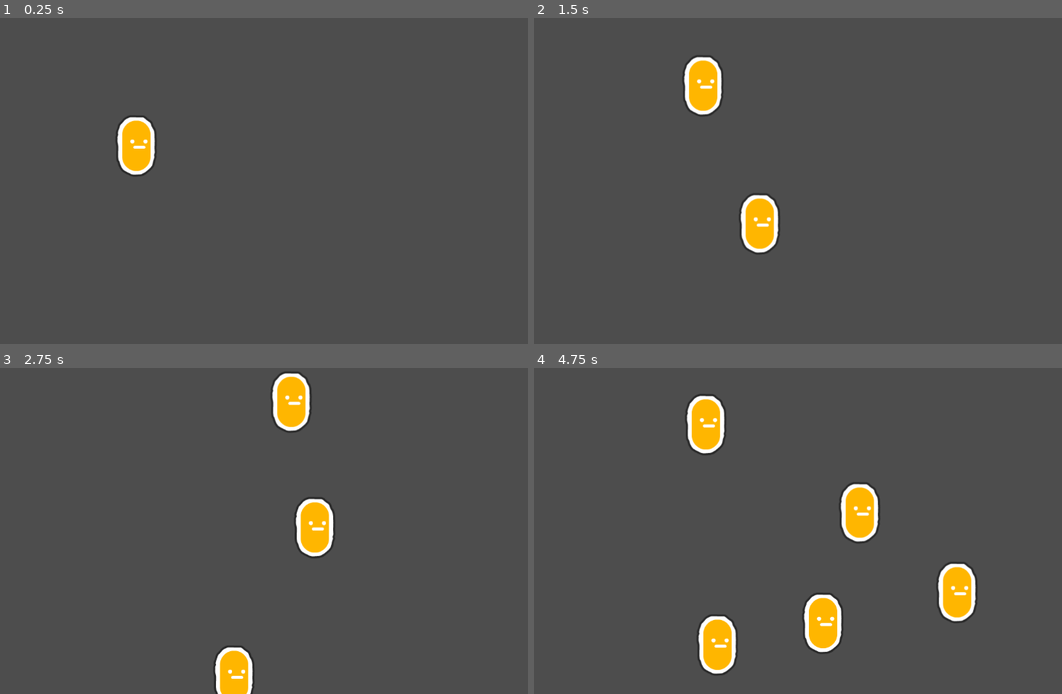
Above: before the commit, frames 1-4 (two rows, left to right).
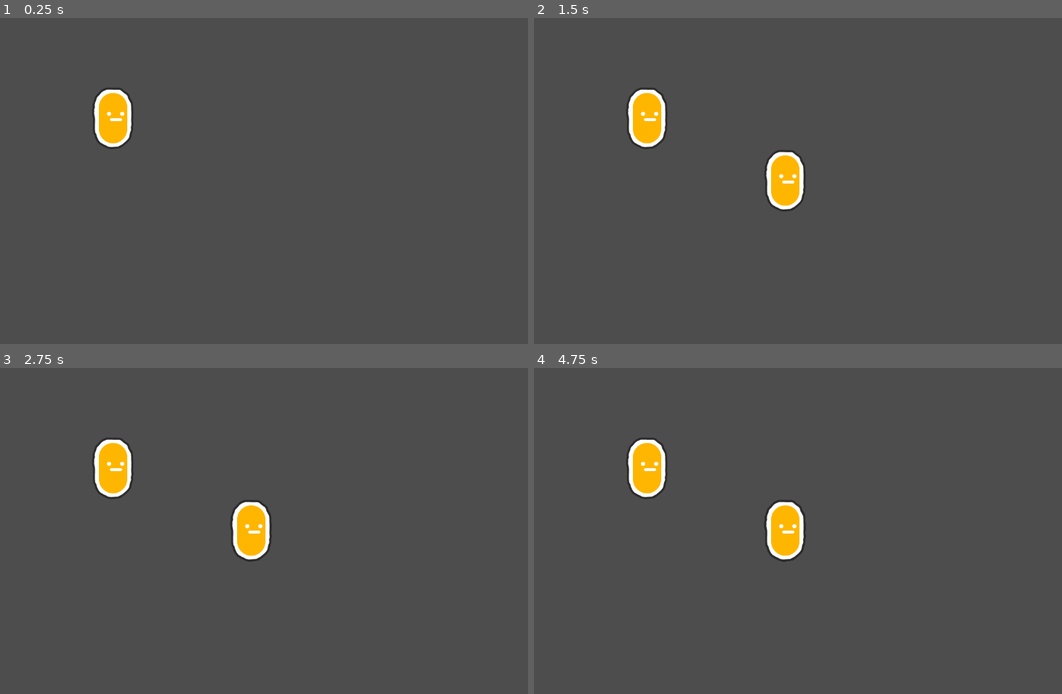
Above: after the commit, the same moments.

Repository: Simonoob/utilityAI001
Game: Godot game, scene res://scenes/mainScene.tscn
Two runs of this game, one before a commit and one after it. Both use one fixed random seed, a clock stepped at 60 frames per second and the inputs below.
Inputs:
- Up to frame 1 (0.25 s): no input
- Up to frame 2 (1.5 s): no input
- Up to frame 3 (2.75 s): no input
- Up to frame 4 (4.75 s): no input

The runs differ from the first frame. In frame 1, 2.2% of the frame differs, in the area x 17-30%, y 21-49%; in frame 2, 4.8%; in frame 3, 5.9%; in frame 4, 8.5%, in the area x 17-85%, y 8-95%.
Error after the commit: Trying to return an array of type "Array" where expected return type is "Array[Node]". (res://scripts/blackboard.gd:80)

Commit message:
feat(types): enforce static typing and fix current errors with types

Diff:
--- a/project.godot
+++ b/project.godot
@@ -14,3 +14,7 @@
 run/main_scene="res://scenes/mainScene.tscn"
 config/features=PackedStringArray("4.2", "Forward Plus")
 config/icon="res://icon.svg"
+
+[debug]
+
+gdscript/warnings/untyped_declaration=2
--- a/scripts/basic_character.gd
+++ b/scripts/basic_character.gd
@@ -3,12 +3,12 @@
 
 const SPEED = 300.0
 
-var lastDirection = Vector2.RIGHT
+var lastDirection: Vector2 = Vector2.RIGHT
 
 @export var blackBoard:BlackBoard
 
 
-var actions = [
+var actions: Array[Dictionary] = [
 	{
 	'action_fn': idle,
 	'value_fn': get_idle_score
@@ -23,28 +23,28 @@
 	},
 ]
 
-func get_idle_score():
+func get_idle_score()->float:
 	return RandomNumberGenerator.new().randf_range(0.5,0.9)
 
-func get_move_away_from_edge_score():
+func get_move_away_from_edge_score()->float:
 	return blackBoard.get_distance_from_closest_edge_score(global_position)
 
-func get_move_away_from_closest_character_score():
+func get_move_away_from_closest_character_score()->float:
 	return blackBoard.get_closest_character_distance_score(self)
 
 
 
-func sort_descending(a, b):
+func sort_descending(a:Dictionary, b:Dictionary)->bool:
 	if a.value > b.value:
 		return true
 	return false
-func compute_action_value(action):
+func compute_action_value(action:Dictionary)->Dictionary:
 	action.value = action.value_fn.call()
 	return action
 
 
-func _physics_process(_delta):
-	var resolved_actions = actions.map(compute_action_value)
+func _physics_process(_delta:float)->void:
+	var resolved_actions:Array[Dictionary] = actions.map(compute_action_value)
 	resolved_actions.sort_custom(sort_descending)
 
 	resolved_actions[0].action_fn.call()
@@ -55,8 +55,8 @@
 
 
 
-func idle():
-	var direction = Vector2(1,1)
+func idle()->void:
+	var direction: Vector2 = Vector2(1,1)
 	direction.x = (randf() - 0.5)
 	direction.y = (randf() - 0.5)
 
@@ -65,19 +65,19 @@
 	if direction:
 		velocity = direction * SPEED
 
-func move_away_from_edge():
+func move_away_from_edge()->void:
 	var viewport_rect: Rect2 = get_viewport_rect()
 	#----------- get the rect center
-	var viewport_center = viewport_rect.get_center()
+	var viewport_center:Vector2 = viewport_rect.get_center()
 
-	var direction = (global_position.direction_to(viewport_center) + lastDirection).normalized()
+	var direction:Vector2 = (global_position.direction_to(viewport_center) + lastDirection).normalized()
 	lastDirection = direction
 
 	velocity = direction * SPEED
 
-func move_away_from_closest_character():
-	var closest_character = blackBoard.get_closest_character(self)
-	var direction = (-global_position.direction_to(closest_character.global_position) + lastDirection).normalized()
+func move_away_from_closest_character()->void:
+	var closest_character:BasicCharacter = blackBoard.get_closest_character(self)
+	var direction:Vector2 = (-global_position.direction_to(closest_character.global_position) + lastDirection).normalized()
 	lastDirection = direction
 
 	velocity = direction * SPEED
--- a/scripts/blackboard.gd
+++ b/scripts/blackboard.gd
@@ -6,12 +6,12 @@
 
 
 # Called when the node enters the scene tree for the first time.
-func _ready():
+func _ready()->void:
 	pass # Replace with function body.
 
 
 # Called every frame. 'delta' is the elapsed time since the previous frame.
-func _process(_delta):
+func _process(_delta:float)->void:
 	pass
 
 # EASING FUNCTIONS
@@ -25,11 +25,11 @@
 	return pow(x, 4)
 #-----------
 
-func get_distance_from_closest_edge_score(target_position: Vector2):
+func get_distance_from_closest_edge_score(target_position: Vector2)->float:
 	#----------- get the edges rect
 	var viewport_rect: Rect2 = get_viewport_rect()
 	#----------- get the rect center
-	var viewport_center = viewport_rect.get_center()
+	var viewport_center:Vector2 = viewport_rect.get_center()
 	#----------- get the closest point to the position on the closest edge:
 	#-----------	check the point poisition against:
 	#-----------	top edge: Vector2(point.x, rect_center + rect_size.y/2)
@@ -37,11 +37,11 @@
 	#-----------	bottom edge: Vector2(point.x, rect_center - rect_size.y/2)
 	#-----------	left edge: Vector2(rect_center - rect_size.x/2, point.y)
 	var viewport_size: Vector2 = viewport_rect.size
-	var top_edge = Vector2(target_position.x, viewport_center.y + viewport_size.y/2)
-	var right_edge = Vector2(viewport_center.x + viewport_size.x/2, target_position.y)
-	var bottom_edge = Vector2(target_position.x,viewport_center.y - viewport_size.y/2)
-	var left_edge = Vector2(viewport_center.x - viewport_size.x/2, target_position.y)
-	var edges = [
+	var top_edge:Vector2 = Vector2(target_position.x, viewport_center.y + viewport_size.y/2)
+	var right_edge:Vector2 = Vector2(viewport_center.x + viewport_size.x/2, target_position.y)
+	var bottom_edge:Vector2 = Vector2(target_position.x,viewport_center.y - viewport_size.y/2)
+	var left_edge:Vector2 = Vector2(viewport_center.x - viewport_size.x/2, target_position.y)
+	var edges: Array[Vector2] = [
 		top_edge,
 		right_edge,
 		bottom_edge,
@@ -56,7 +56,7 @@
 
 
 	#----------- get the distance between the closest point on edge and the point
-	var distance_from_edge = target_position.distance_to(closest_edge_point)
+	var distance_from_edge:float = target_position.distance_to(closest_edge_point)
 	#----------- transform the distance into a normalized value (0-1):
 	#-----------	get distance_t_center_edge: segment between the rect_center translated to be perpendicular to the edge and the edge closest point
 	var max_distance_from_edge: float = 0.0
@@ -73,16 +73,16 @@
 	#-----------	normalized_distance_from_closest_edge = distance_point_edge / distance_t_center_edge
 
 
-func get_all_children(in_node, array := []):
+func get_all_children(in_node: Node, array := [])-> Array[Node]:
 	array.push_back(in_node)
 	for child in in_node.get_children():
 		array = get_all_children(child, array)
 	return array
 
-func get_closest_character(target_character: BasicCharacter):
+func get_closest_character(target_character: BasicCharacter) -> BasicCharacter:
 	#-----------	get all characters
 	var characters:Array[BasicCharacter] = []
-	var scene_nodes = get_all_children(get_tree().get_root())
+	var scene_nodes: Array[Node] = get_all_children(get_tree().get_root())
 	for node in scene_nodes:
 		if node is BasicCharacter and node != target_character:
 			characters.push_back(node)
@@ -97,27 +97,28 @@
 
 
 
-func get_closest_character_distance_score(target_character:BasicCharacter):
-	var closest_character = get_closest_character(target_character)
+func get_closest_character_distance_score(target_character:BasicCharacter) -> float:
+	var closest_character: BasicCharacter = get_closest_character(target_character)
 	if closest_character == null:
 		return 0.0
-	var distance = target_character.global_position.distance_to(closest_character.global_position)
+	var distance: float = target_character.global_position.distance_to(closest_character.global_position)
 
 	#----------- max distance = viewport diagonal
-	var max_distance = sqrt(pow(get_viewport_rect().size.x,2) + pow(get_viewport_rect().size.y,2))
+	var max_distance: float = sqrt(pow(get_viewport_rect().size.x,2) + pow(get_viewport_rect().size.y,2))
 	return ease_in_quart(1.0 - distance / max_distance)
 
 
 
 
 
-var count = 1
+var count: int = 1
 
-func _on_timer_timeout():
-	var new_character = basic_character_scene.instantiate()
+func _on_timer_timeout() -> void:
+	var new_character: BasicCharacter = basic_character_scene.instantiate()
 	new_character.blackBoard = self
 	new_character.position = Vector2.ZERO
 	self.add_child(new_character)
 	new_character.global_position =  get_viewport_rect().get_center()
 	count+=1
 	print(count)
+	# getting all action scores in physics_process tanks the fps at about 40 characters (on windows destkop)
